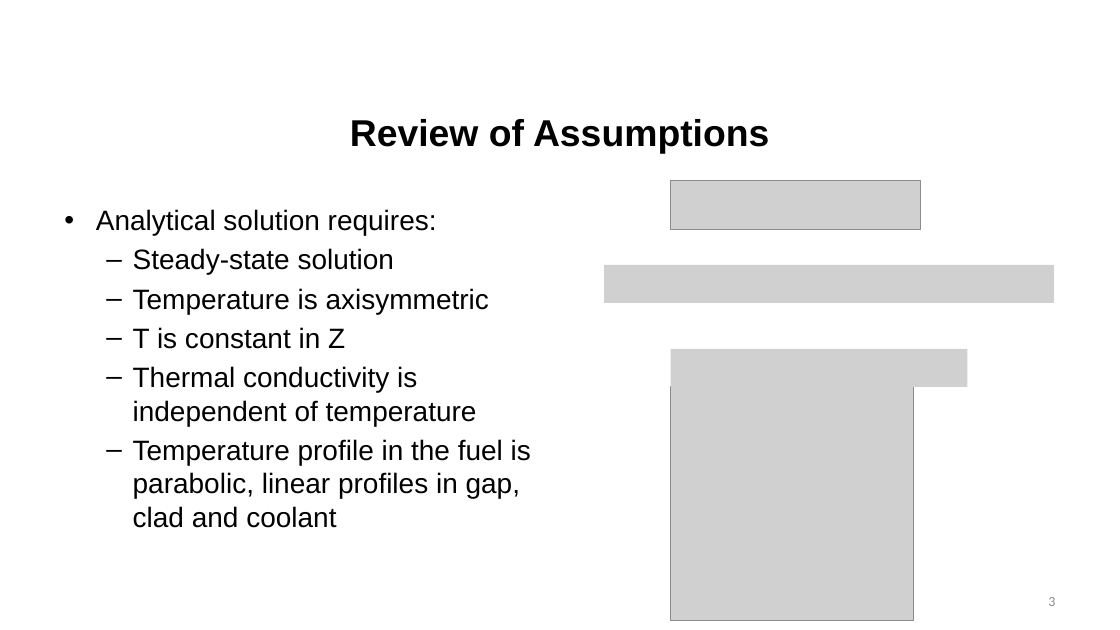
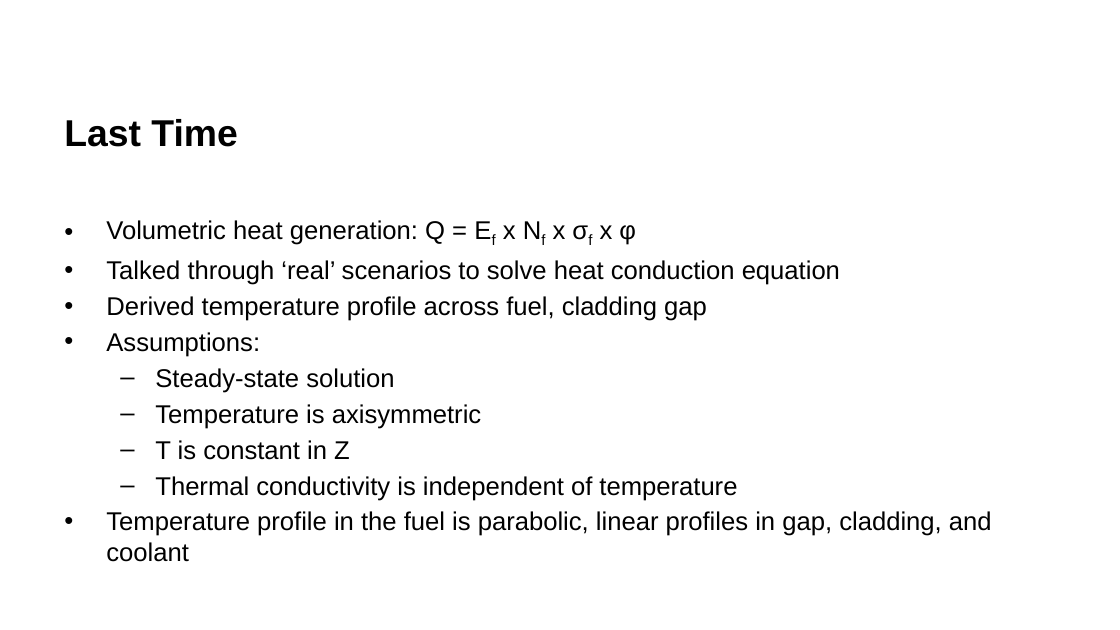
Before and after one commit to benbeeler/TEACHING, a slide deck: slide 2 of Nuclear_Fuel_Performance/NE533_Spring2026/Module1/Lec4_thermal_limits_kth_numerics.pptx (slide 3 before the commit). Drawn at 1120x630 pixels with LibreOffice and Linux fonts; fonts in the diff are those of the drawing; grey boxes stand for pictures; background and template pictures are left out. Boxes give left, top, right and bottom in pixels: in the first picture for what was removed or moved away, otherwise in the second. Text is boxed around its words. In the diff, an @@ line names an element or a change of style, - is before the commit and + after.

```diff
--- a/Nuclear_Fuel_Performance/NE533_Spring2026/Module1/Lec4_thermal_limits_kth_numerics.pptx
+++ b/Nuclear_Fuel_Performance/NE533_Spring2026/Module1/Lec4_thermal_limits_kth_numerics.pptx
@@ title at (64, 119, 237, 147): text changed @@
-Review of Assumptions
+Last Time
@@ text "Volumetric heat generation: Q = ...": place and size @@
-text "Volumetric heat generation: Q = ..." at (96, 209, 531, 528)
+text "Volumetric heat generation: Q = ..." at (106, 220, 992, 562)
@@ picture removed at (670, 181, 920, 229) @@
@@ text at (106, 220, 840, 357): text changed; size 24 to 22 pt @@
-• Analytical solution requires:
+• Volumetric heat generation: Q = Ef x Nf x σf x φ
+• Talked through ‘real’ scenarios to solve heat conduction equation
+• Derived temperature profile across fuel, cladding gap
+• Assumptions:
@@ picture removed at (604, 265, 1054, 302) @@
@@ picture removed at (670, 349, 968, 386) @@
@@ text at (155, 368, 737, 501): size 24 to 22 pt in "Steady-state solution", "Temperature is axisymmetric", "T is constant in Z", "Thermal conductivity is independent of temperature"; indent changed @@
@@ picture removed at (670, 387, 913, 622) @@
@@ text at (106, 511, 992, 562): text changed; size 24 to 22 pt @@
-  – Temperature profile in the fuel is parabolic, linear profiles in gap, clad and coolant
+• Temperature profile in the fuel is parabolic, linear profiles in gap, cladding, and coolant
@@ page number removed at (1048, 597, 1055, 606) @@
-3
```
Also in this commit, not shown: 23 other slides changed, 4 slides added, 13 slides removed, 4 other files.
